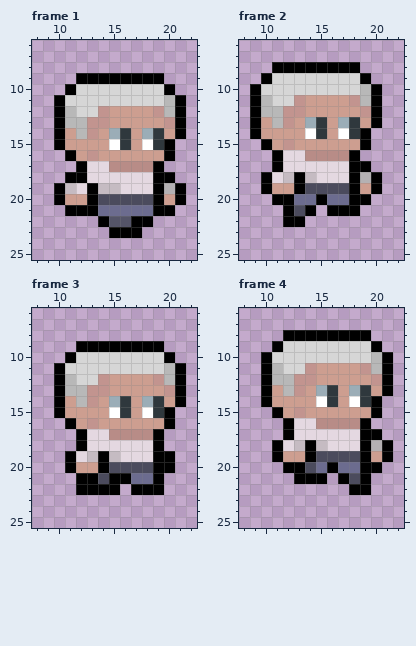
Two versions of one pixel-art file, ! assets/ase/dean-running.ase. Above: the version before the commit.
32x32 pixels, 4 frames. Shown: frame 1: x 8..22, y 6..25; frame 2: x 8..22, y 6..25; frame 3: x 8..22, y 6..25; frame 4: x 8..22, y 6..25.
The result:
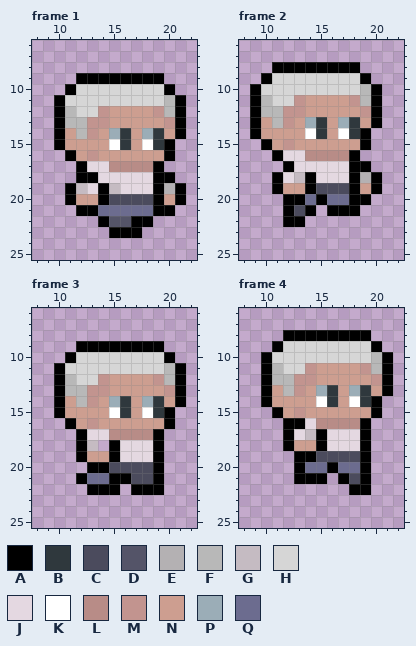
Palette (. is transparent): A #000000  B #2f383d  C #4b4b5d  D #545468  E #b4b1b3  F #b8b8b8  G #c5bbc2  H #d6d6d6  J #e4d8e1  K #ffffff  L #b88c87  M #c2948f  N #cd9e90  P #9badb7  Q #6c6c8f
Edits made:
Changed rows in their new state; - is an unchanged pixel.
Frame 1:
first column x 10:
18 -.-A-
19 .AGJA
20 .A-NA
21 -.---
Frame 2:
first column x 10:
17 -.A--
18 .AJGA
19 .A-NA
20 -.-A-
Frame 3:
first column x 11:
18 --G.A-----
19 .ANNA----.
20 ..A------.
21 --QQ--CC--
22 -.--------
Frame 4:
first column x 11:
16 --A--------
17 ---GA----.-
18 .ANNA----..
19 ..A------..
20 -.-Q-----.-
